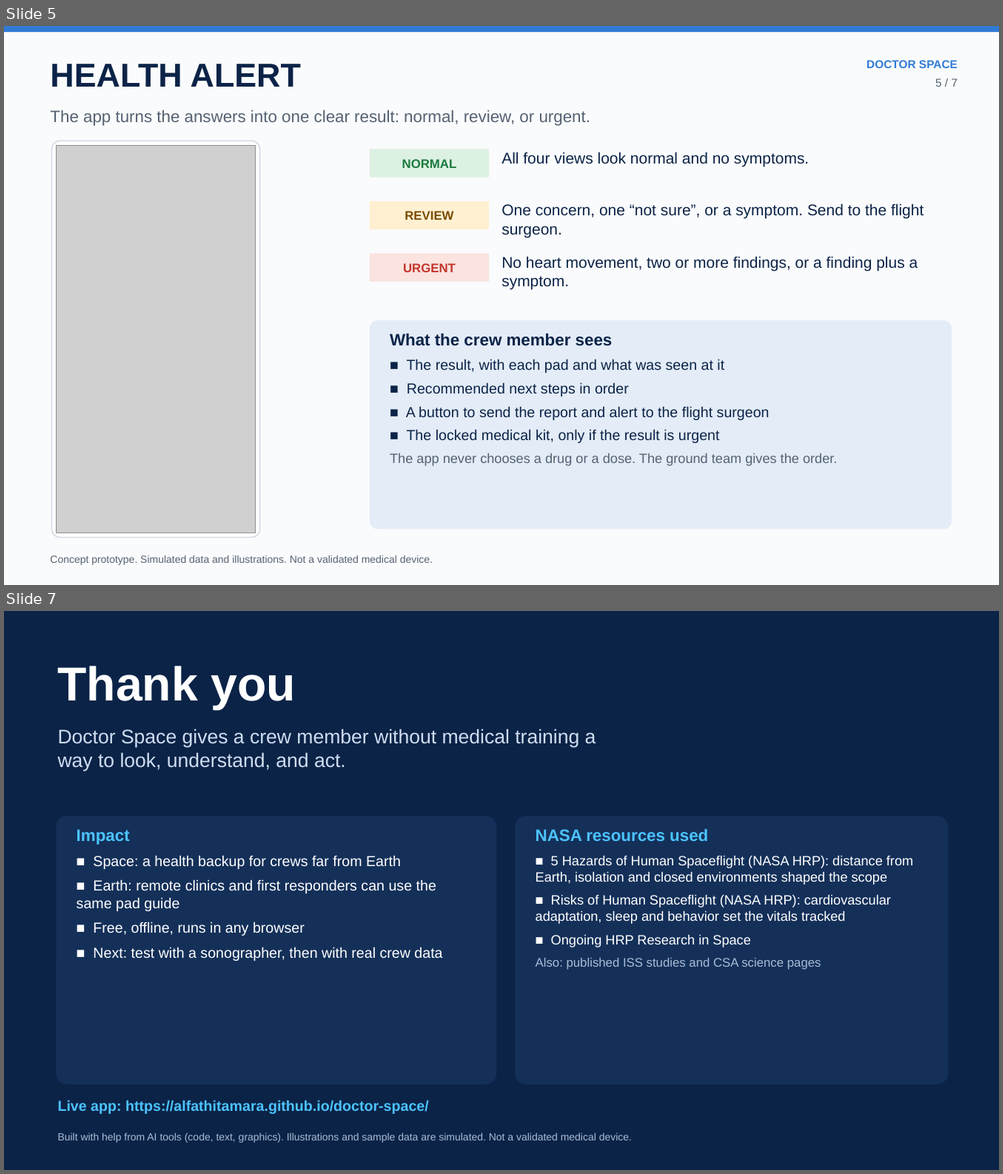
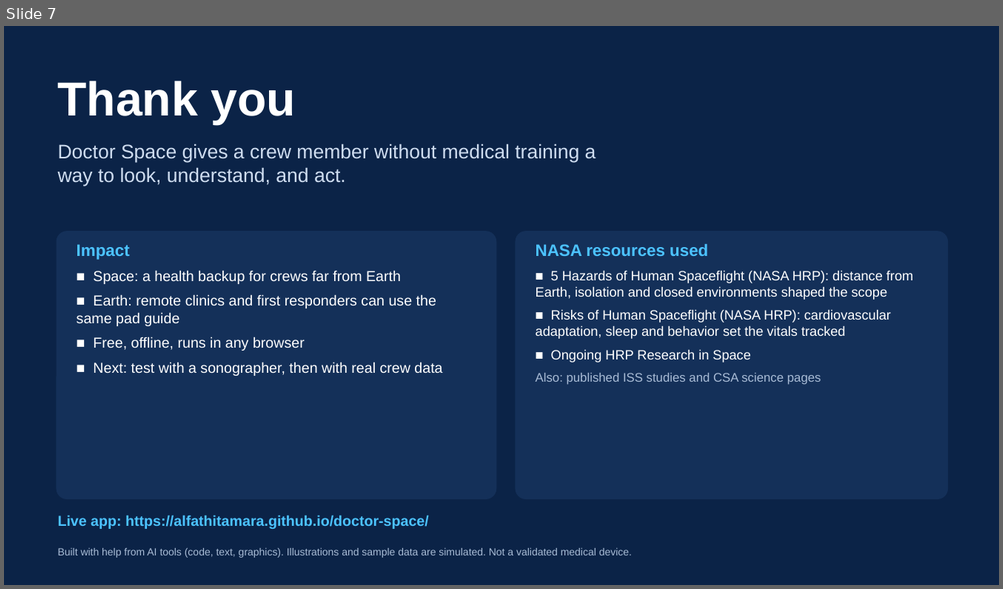
Before and after one commit to alfathitamara/Doctor-Space, a slide deck: deck/Doctor_Space_NASA_SpaceApps_2026.pptx. Shown one above the other, each under a label of ours: slides 5 and 7 before the commit, slide 7 after it; the slides between them are not shown. The pictures are 1003x1174 and 1003x589 pixels, drawn with LibreOffice and Linux fonts; fonts in the diff are those of the drawing; grey boxes stand for pictures. Boxes give left, top, right and bottom in pixels: in the first picture for what was removed or moved away, otherwise in the second. Text is boxed around its words. In the diff, an @@ line names an element or a change of style, - is before the commit and + after.

```diff
--- a/deck/Doctor_Space_NASA_SpaceApps_2026.pptx
+++ b/deck/Doctor_Space_NASA_SpaceApps_2026.pptx
@@ slide 5 removed at (x1=4, y1=26, x2=999, y2=585), background #FAFBFC @@
@@ rectangle removed at (x1=4, y1=26, x2=999, y2=32) @@
@@ text removed at (x1=50, y1=64, x2=301, y2=87) @@
-HEALTH ALERT
@@ text removed at (x1=866, y1=60, x2=957, y2=68) @@
-DOCTOR SPACE
@@ text removed at (x1=935, y1=79, x2=958, y2=87) @@
-5 / 7
@@ text removed at (x1=50, y1=110, x2=591, y2=126) @@
-The app turns the answers into one clear result: normal, review, or urgent.
@@ rounded rectangle removed at (x1=52, y1=141, x2=260, y2=538) @@
@@ picture removed at (x1=57, y1=145, x2=256, y2=534) @@
@@ rounded rectangle removed at (x1=370, y1=149, x2=489, y2=178) @@
-NORMAL
@@ text removed at (x1=501, y1=152, x2=808, y2=167) @@
-All four views look normal and no symptoms.
@@ rounded rectangle removed at (x1=370, y1=201, x2=489, y2=230) @@
-REVIEW
@@ text removed at (x1=501, y1=204, x2=923, y2=238) @@
-One concern, one “not sure”, or a symptom. Send to the flight surgeon.
@@ rounded rectangle removed at (x1=370, y1=254, x2=489, y2=282) @@
-URGENT
@@ text removed at (x1=501, y1=256, x2=918, y2=290) @@
-No heart movement, two or more findings, or a finding plus a symptom.
@@ rounded rectangle removed at (x1=370, y1=321, x2=951, y2=530) @@
@@ text removed at (x1=390, y1=333, x2=836, y2=466) @@
-What the crew member sees
-■ The result, with each pad and what was seen at it
-■ Recommended next steps in order
-■ A button to send the report and alert to the flight surgeon
-■ The locked medical kit, only if the result is urgent
-The app never chooses a drug or a dose. The ground team gives the order.
@@ text removed at (x1=50, y1=556, x2=432, y2=565) @@
-Concept prototype. Simulated data and illustrations. Not a validated medical device.
```
Also in this commit, not shown: 3 slides changed, 2 slides added, 1 other slide removed, 2 other files.
